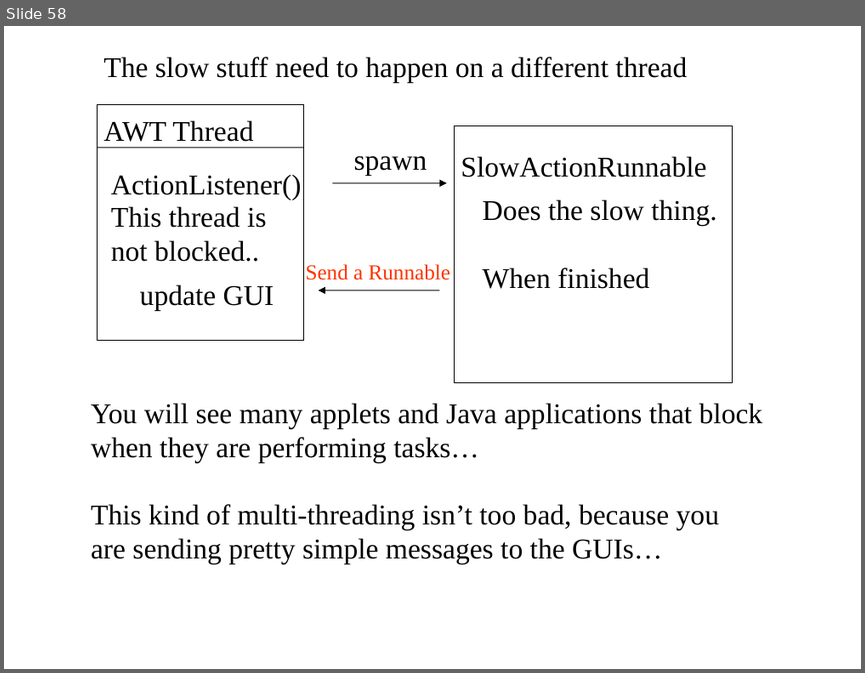
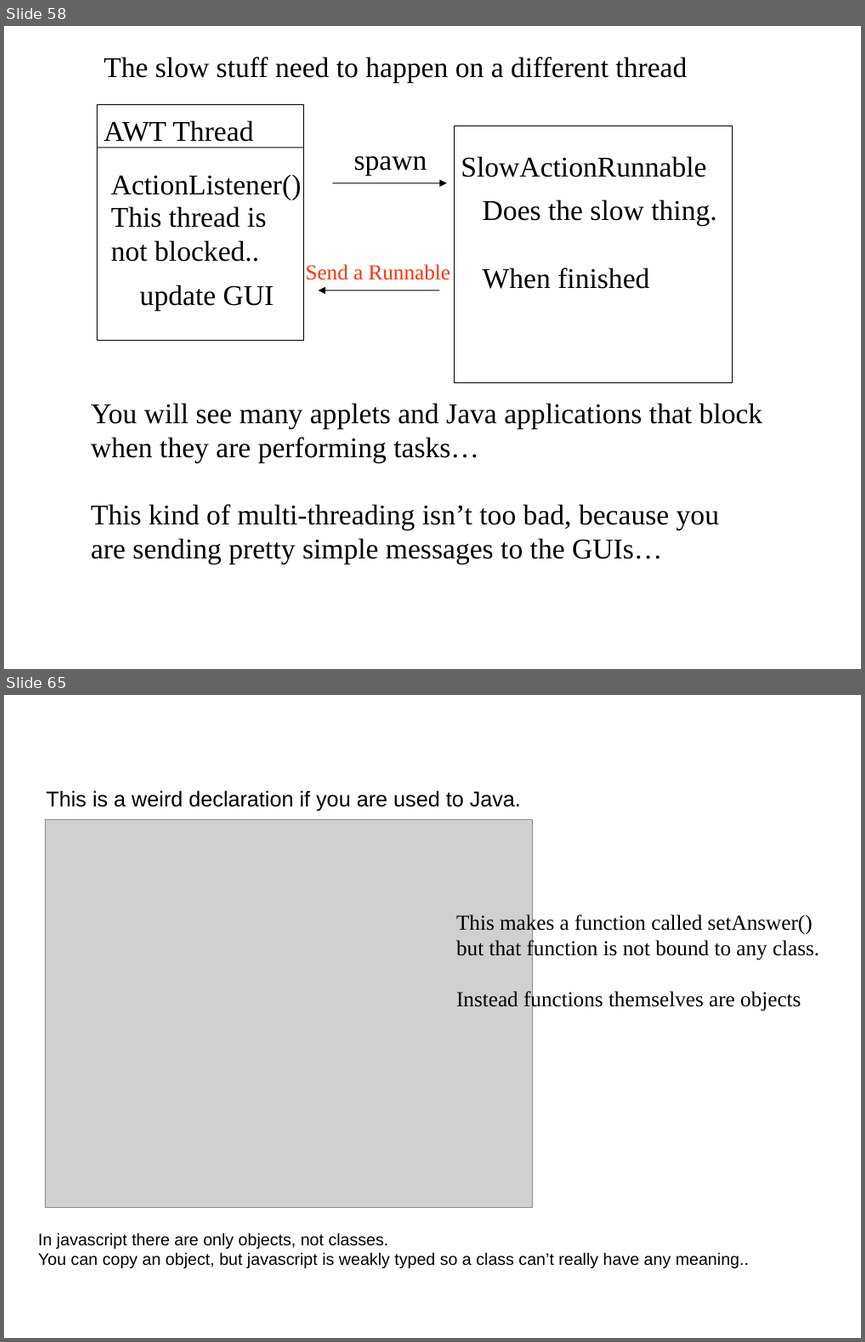
Before and after one commit to afodor/afodor.github.io, a slide deck: classes/prog2017/Prog3-Lecture12.ppt. Shown one above the other, each under a label of ours: slide 58 before the commit, slides 58 and 65 after it; the slides between them are not shown. The pictures are 865x673 and 865x1342 pixels, drawn with LibreOffice and Linux fonts; fonts in the diff are those of the drawing; grey boxes stand for pictures. Boxes give left, top, right and bottom in pixels: in the first picture for what was removed or moved away, otherwise in the second. Text is boxed around its words. In the diff, an @@ line names an element or a change of style, - is before the commit and + after.

Commit message:
mod lecture 12 with some javascript stuff

```diff
--- a/classes/prog2017/Prog3-Lecture12.ppt
+++ b/classes/prog2017/Prog3-Lecture12.ppt
@@ slide 65 added at (4, 695, 861, 1338), background #FFFFFF @@
@@ text added at (46, 790, 521, 811), 18 pt, text #000000 @@
+This is a weird declaration if you are used to Java.
@@ picture added at (45, 820, 532, 1208) @@
@@ text added at (456, 913, 819, 1011), 18 pt, text #000000 @@
+This makes a function called setAnswer()
+but that function is not bound to any class.
+Instead functions themselves are objects
@@ text added at (38, 1232, 749, 1268), 14 pt, text #000000 @@
+In javascript there are only objects, not classes.
+You can copy an object, but javascript is weakly typed so a class can’t really have any meaning..
```
Also in this commit, not shown: 5 slides changed, 7 other slides added, 1 slide removed.
